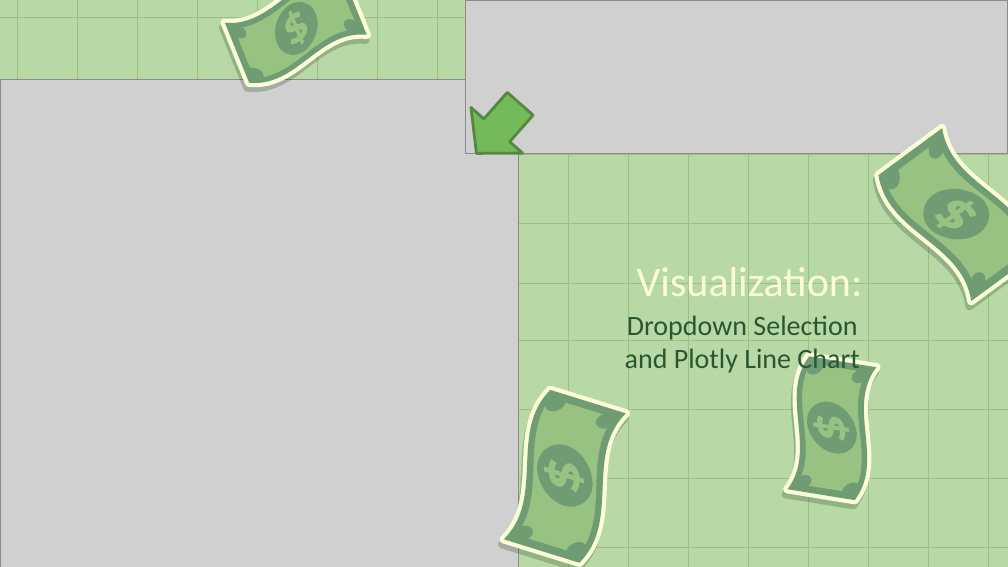
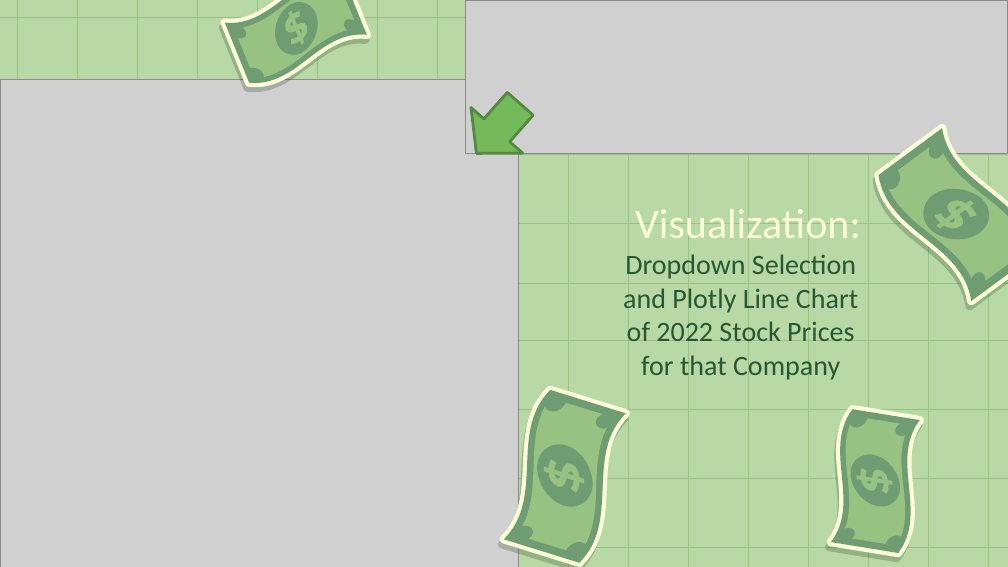
Before and after one commit to mlech413/Largest-Companies-By-Revenue, a slide deck: slide 11 of presentation/Largest US Companies.pptx. Drawn at 1008x567 pixels with LibreOffice and Linux fonts; fonts in the diff are those of the drawing; grey boxes stand for pictures. Boxes give left, top, right and bottom in pixels: in the first picture for what was removed or moved away, otherwise in the second. Text is boxed around its words. In the diff, an @@ line names an element or a change of style, - is before the commit and + after.

```diff
--- a/presentation/Largest US Companies.pptx
+++ b/presentation/Largest US Companies.pptx
@@ title "Visualization:": place and size @@
-title "Visualization:" at box(637, 267, 863, 296)
+title "Visualization:" at box(635, 209, 861, 238)
@@ title at box(623, 254, 858, 380): text changed @@
-Dropdown Selection
-and Plotly Line Chart
+Dropdown Selection
+and Plotly Line Chart
+of 2022 Stock Prices
+for that Company
@@ freeform shape: place and size @@
-freeform shape at box(805, 357, 825, 378)
+freeform shape at box(848, 409, 868, 430)
@@ freeform shape: place and size @@
-freeform shape at box(850, 365, 870, 386)
+freeform shape at box(894, 417, 914, 438)
@@ 7 freeform shapes: place and size @@
-7 freeform shapes at box(763, 344, 902, 512)
+7 freeform shapes at box(806, 398, 945, 566)
```
Also in this commit, not shown: 2 other slides changed, 2 other files.
